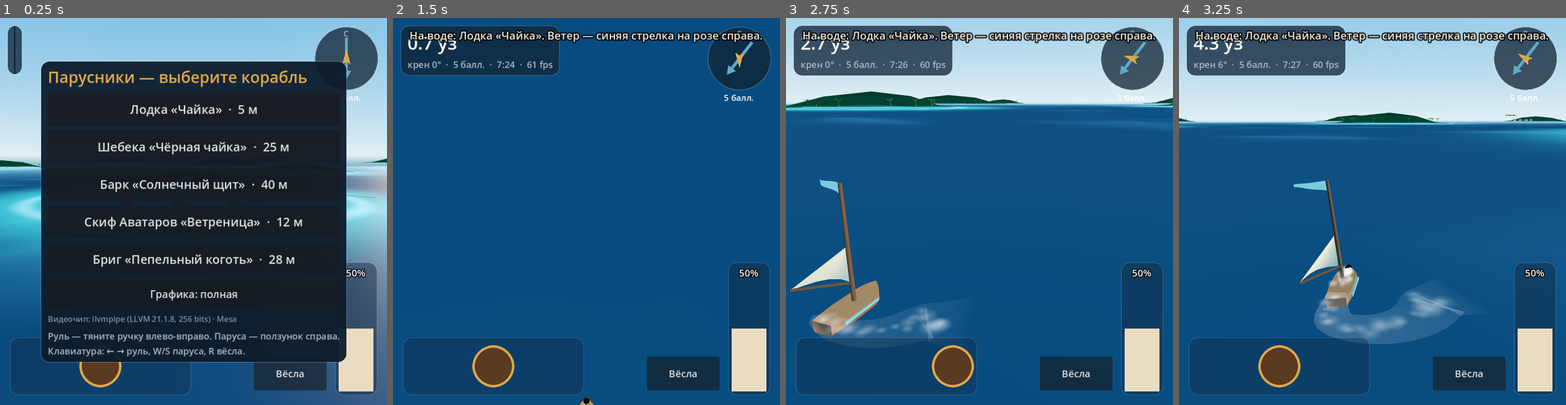
Above: before the commit, frames 1-4 (left to right).
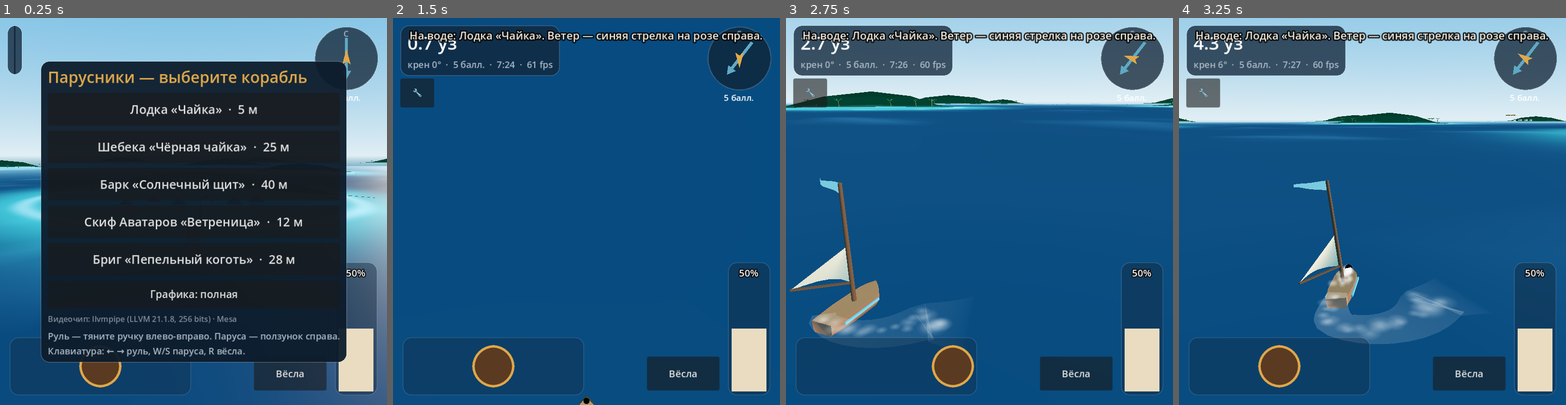
Above: after the commit, the same moments.

Repository: kuxnik/Parusniki
Game: Godot game, scene res://main.tscn
The game is run twice, just before and just after one commit, with the same random seed, the same clock (stepped at 60 frames per second) and the same inputs.
Inputs (mouse positions are in pixels of both pictures, inside the frame that each line leads up to):
- Up to frame 1 (0.25 s): no input
- Up to frame 2 (1.5 s): click "Вёсла" at 0.5 s; click "Лодка «Чайка» · 5 м" at 1.25 s
- Up to frame 3 (2.75 s): tap Enter (ui_accept) at 2, 2.27 s; move the mouse to (1064, 192) at 2.02 s; hold Right from 2.03 s (still down); click (1064, 192) at 2.17 s
- Up to frame 4 (3.25 s): release Right at 2.75 s; drag from (1295, 230) to (1353, 288) at 2.77 s

The runs differ from the first frame. In frame 1, less than 0.1% of the frame differs, in the area x 0-100%, y 36-47%; in frame 2, 0.7%; in frame 3, 1.0%, in the area x 0-100%, y 15-83%; in frame 4, 1.0%.

Commit message:
Godot: панель проверки графики (🔧), MSAA выключено по умолчанию
Co-Authored-By: Claude Opus 5.5 <noreply@anthropic.com>
Claude-Session: https://claude.ai/code/session_01PFAn4DKReHgSHRqDB9CwEJ

Diff:
--- a/godot/project.godot
+++ b/godot/project.godot
@@ -28,4 +28,4 @@
 renderer/rendering_method="gl_compatibility"
 renderer/rendering_method.mobile="gl_compatibility"
 textures/vram_compression/import_etc2_astc=true
-anti_aliasing/quality/msaa_3d=1
+anti_aliasing/quality/msaa_3d=0
--- a/godot/scripts/hud.gd
+++ b/godot/scripts/hud.gd
@@ -6,6 +6,9 @@
 signal oar_toggled
 signal right_ship
 signal graphics_toggled(simple: bool)
+var dbg_btn = Button.new()
+var dbg_panel = PanelContainer.new()
+var dbg_info = Label.new()
 var gfx_btn = Button.new()
 var simple_gfx := false
 
@@ -99,6 +102,7 @@
 	toast_lbl.add_theme_constant_override("outline_size", 8)
 	add_child(toast_lbl)
 	_build_menu()
+	_build_debug()
 	_layout_controls()
 
 
@@ -173,6 +177,35 @@
 	right_btn.position = Vector2(vp.x / 2.0 - 80, vp.y - 170)
 	toast_lbl.position = Vector2(vp.x / 2.0 - 300, 16)
 	menu.position = (vp - menu.size) / 2.0
+	dbg_btn.position = Vector2(12 + left, 100 + top)
+	dbg_panel.position = Vector2(12 + left, 156 + top)
+	dbg_btn.visible = not menu.visible
+
+
+func _build_debug() -> void:
+	dbg_btn.text = "🔧"
+	dbg_btn.custom_minimum_size = Vector2(56, 48)
+	dbg_btn.pressed.connect(func(): dbg_panel.visible = not dbg_panel.visible)
+	add_child(dbg_btn)
+	dbg_panel.visible = false
+	dbg_panel.add_theme_stylebox_override("panel", _box(Color(0.05, 0.11, 0.17, 0.92)))
+	add_child(dbg_panel)
+	var vb = VBoxContainer.new()
+	dbg_panel.add_child(vb)
+	var t = Label.new()
+	t.text = "Проверка графики: выключайте по одному"
+	t.add_theme_color_override("font_color", Color("#E0A84A"))
+	vb.add_child(t)
+	for item in [["sky", "Небо (шейдер неба)"], ["water", "Вода"], ["isl", "Острова"], ["ports", "Порты"], ["ship", "Корабль"], ["wake", "След"], ["dyn", "Паруса обновляются каждый кадр"], ["tone", "Тонмаппинг"], ["near", "Камера: ближняя плоскость 0.5 м (выкл = 3 м)"], ["msaa", "Сглаживание MSAA (по умолчанию выкл)"]]:
+		var cb = CheckButton.new()
+		cb.text = item[1]
+		cb.button_pressed = item[0] != "msaa"
+		cb.add_theme_font_size_override("font_size", 16)
+		cb.toggled.connect(main.debug_toggle.bind(item[0]))
+		vb.add_child(cb)
+	dbg_info.add_theme_font_size_override("font_size", 13)
+	dbg_info.modulate = Color("#A9B8C6")
+	vb.add_child(dbg_info)
 
 
 func set_gfx_label() -> void:
--- a/godot/scripts/main.gd
+++ b/godot/scripts/main.gd
@@ -30,8 +30,8 @@
 	cam.look_at(Vector3(0, 0, 500))
 	var layer = CanvasLayer.new()
 	add_child(layer)
+	hud.main = self
 	layer.add_child(hud)
-	hud.main = self
 	hud.ship_chosen.connect(_start)
 	hud.oar_toggled.connect(_on_oar)
 	hud.right_ship.connect(_on_right)
@@ -53,6 +53,41 @@
 			game_t = World.DAY_LEN * 0.62
 		_start(args[args.find("--autotest") + 1] if args.size() > args.find("--autotest") + 1 else "bark")
 		hud.menu.visible = false
+
+
+func debug_toggle(on: bool, what: String) -> void:
+	match what:
+		"sky":
+			world.env.background_mode = Environment.BG_SKY if on else Environment.BG_COLOR
+			world.env.background_color = Color("#9EC8DE")
+			world.env.ambient_light_source = Environment.AMBIENT_SOURCE_SKY if on else Environment.AMBIENT_SOURCE_COLOR
+			world.env.ambient_light_color = Color("#B8C8D6")
+		"water":
+			world.ocean.visible = on
+		"isl":
+			for n in world.islands_n:
+				n.visible = on
+		"ports":
+			for n in world.ports_n:
+				n.visible = on
+		"ship":
+			if view:
+				view.visible = on
+		"wake":
+			ribbon.visible = on
+			wake_on = on
+		"dyn":
+			if view:
+				view.dynamic = on
+		"tone":
+			world.env.tonemap_mode = Environment.TONE_MAPPER_FILMIC if on else Environment.TONE_MAPPER_LINEAR
+		"near":
+			cam.near = 0.5 if on else 3.0
+		"msaa":
+			get_viewport().msaa_3d = Viewport.MSAA_2X if on else Viewport.MSAA_DISABLED
+	hud.toast("%s: %s" % [what, "вкл" if on else "выкл"])
+
+var wake_on := true
 
 
 func _on_gfx(simple: bool) -> void:
@@ -269,7 +304,9 @@
 
 
 func _update_particles(tt: float, amp: float) -> void:
-	_update_ribbon(amp)
+	if wake_on:
+		_update_ribbon(amp)
+	hud.dbg_info.text = "камера y=%.1f  near=%.1f  far=%.0f\n%s" % [cam.position.y, cam.near, cam.far, RenderingServer.get_video_adapter_name()]
 	var spd = sim.speed()
 	var fwd = Vector3(sin(sim.psi), 0, -cos(sim.psi))
 	var L: float = sim.c["L"]
--- a/godot/scripts/ship_view.gd
+++ b/godot/scripts/ship_view.gd
@@ -14,6 +14,7 @@
 var B = 3.0
 
 static var _mats = {}
+var dynamic := true   # пересобирать паруса и вымпел каждый кадр
 
 
 static func mat(col: Color, unshaded := false, double := false, alpha := 1.0) -> StandardMaterial3D:
@@ -284,7 +285,7 @@
 		piv.scale.y = maxf(0.06, s.sail)
 		var mi: MeshInstance3D = sv["mi"]
 		mi.visible = s.sail > 0.02
-		if not mi.visible:
+		if not mi.visible or (not dynamic and mi.mesh != null):
 			continue
 		var base: PackedVector3Array = sv["base"]
 		var bf: PackedFloat32Array = sv["bf"]
@@ -311,6 +312,8 @@
 		mi.mesh = sst.commit()
 	# вымпел по вымпельному ветру
 	pennant_piv.rotation.y = -PI / 2.0 - awa_s * GameData.DEG
+	if not dynamic and pennant.mesh != null:
+		return
 	var fr = 6.0 + press * 10.0
 	var am2 = 0.06 + 0.1 * (1.0 - press * 0.6)
 	var ln = pennant_base[pennant_base.size() - 1].x
--- a/godot/scripts/world.gd
+++ b/godot/scripts/world.gd
@@ -16,6 +16,8 @@
 var shallows: MeshInstance3D
 var simple := false
 var palms: Array = []
+var islands_n: Array = []
+var ports_n: Array = []
 
 
 func build() -> void:
@@ -23,9 +25,13 @@
 	_build_env()
 	_build_ocean()
 	for isl in GameData.islands:
-		add_child(_island_mesh(isl))
+		var im = _island_mesh(isl)
+		islands_n.append(im)
+		add_child(im)
 	for p in GameData.ports:
-		add_child(_port_mesh(p))
+		var pn = _port_mesh(p)
+		ports_n.append(pn)
+		add_child(pn)
 	_build_palms()
 
 
